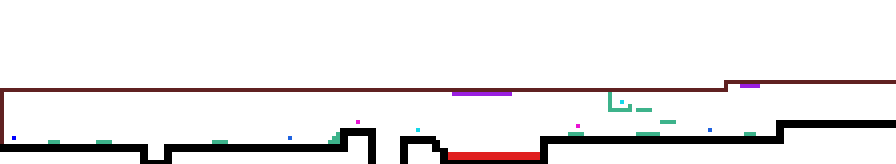
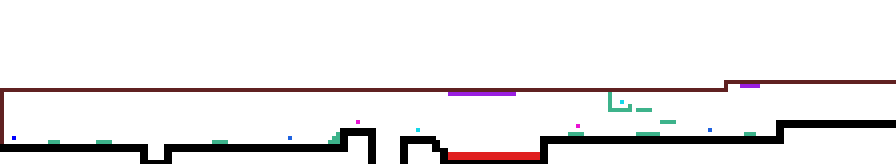
Before/after of a 896 × 164 layered artwork. What changed in the layer stack:
painted on "Level 2 certo" over [448, 92, 516, 96]
